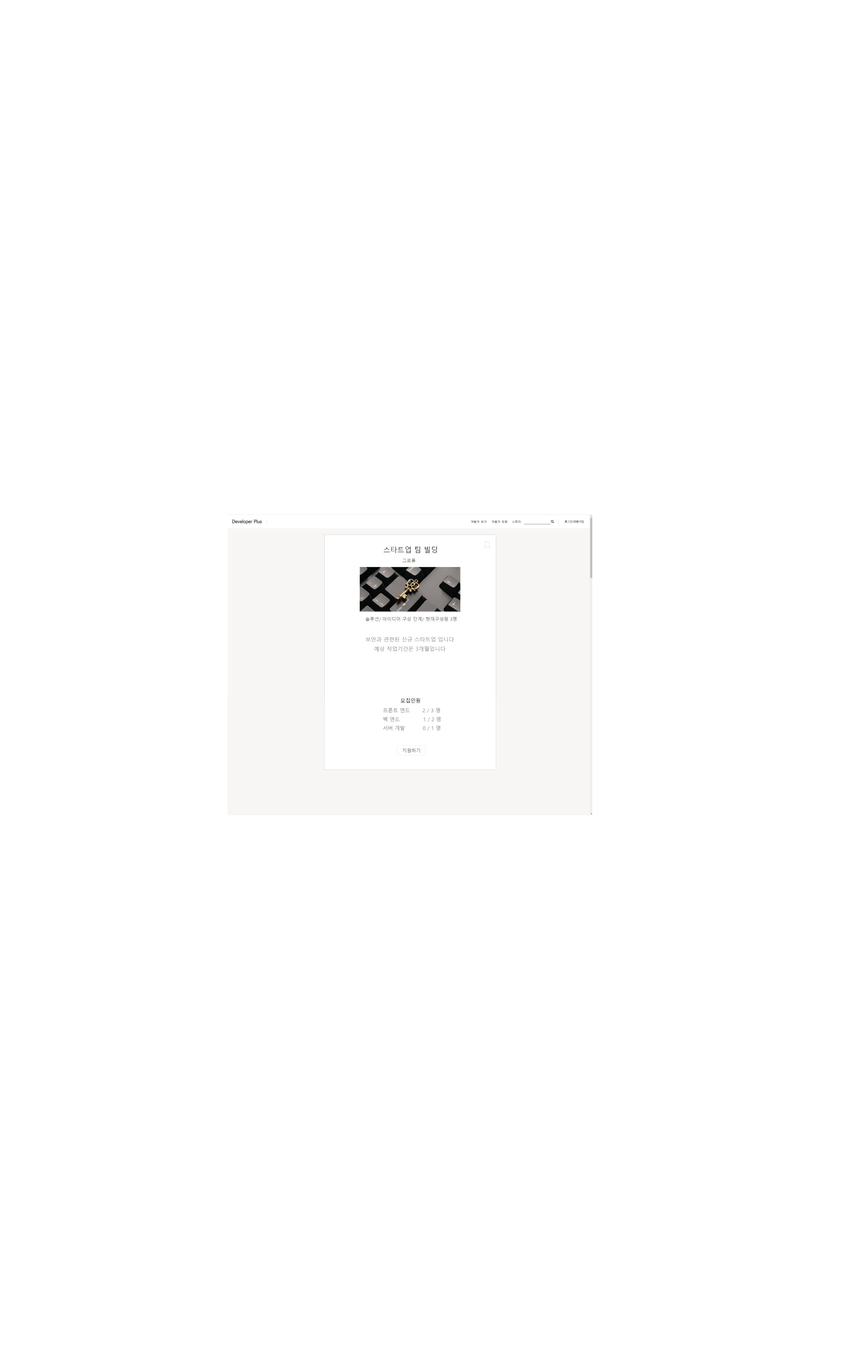
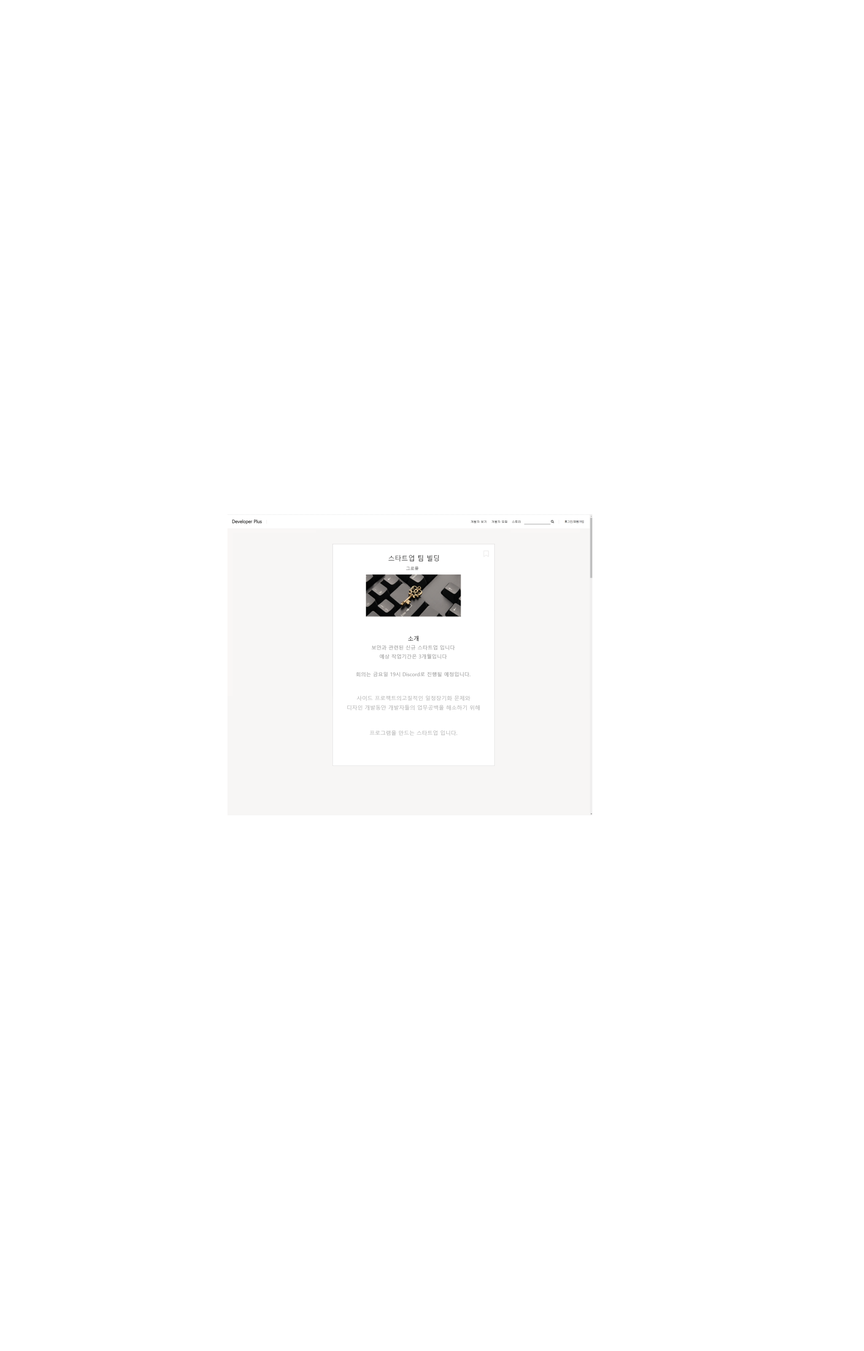
Revision of a layered 864 x 1351 image; what changed, layer by layer:
renamed "보안과 관련된 신규 스타트업 입니다 예상 작업기간은 3개월입니다" to "보안과 관련된 신규 스타트업 입니다 예상 작업기간은 3개월입니다 회의는 금요일 19시 Discord로 진행될 예", moved it into group "그룹 1", painted on it over (356, 636, 470, 676)
added layer "프로그램을 만드는 스타트업 입니다." above "사이드 프로젝트의고질적인 일정장기화 문제와 디자인 개발동안 개발자들의 업무공백을 해소하기 위해" over (369, 730, 458, 736)
added layer "사이드 프로젝트의고질적인 일정장기화 문제와 디자인 개발동안 개발자들의 업무공백을 해소하기 위해" above "레이어 7" over (347, 695, 481, 711)
added layer "레이어 7" above "레이어 2" over (331, 542, 497, 767)
painted on "레이어 2" over (324, 534, 497, 770)
